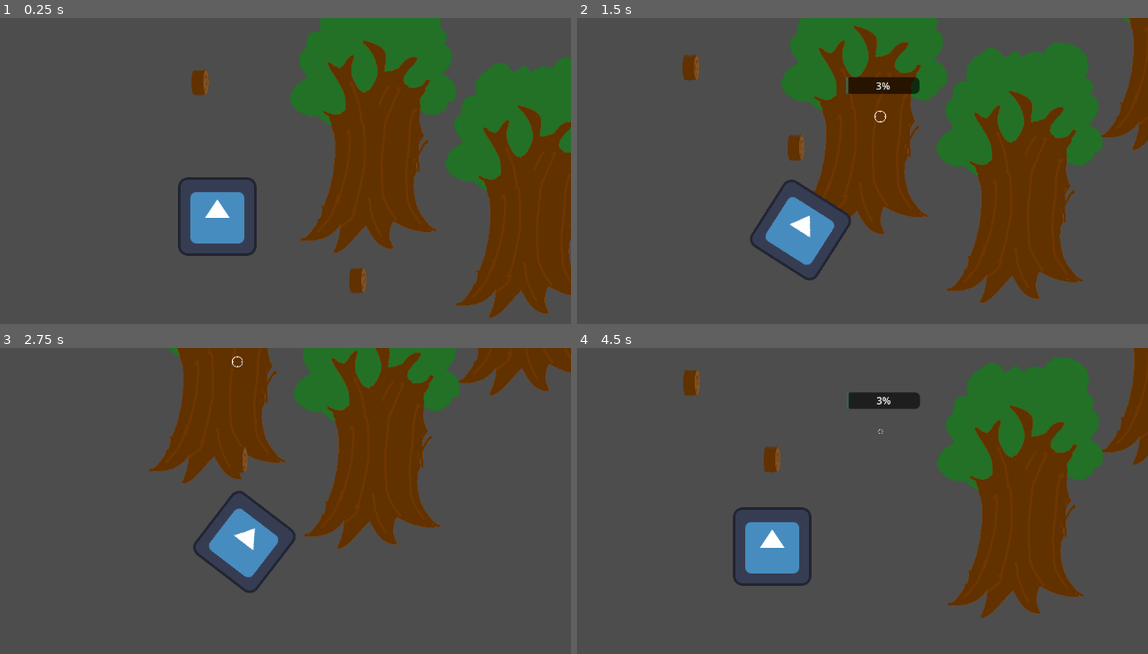
Above: before the commit, frames 1-4 (two rows, left to right).
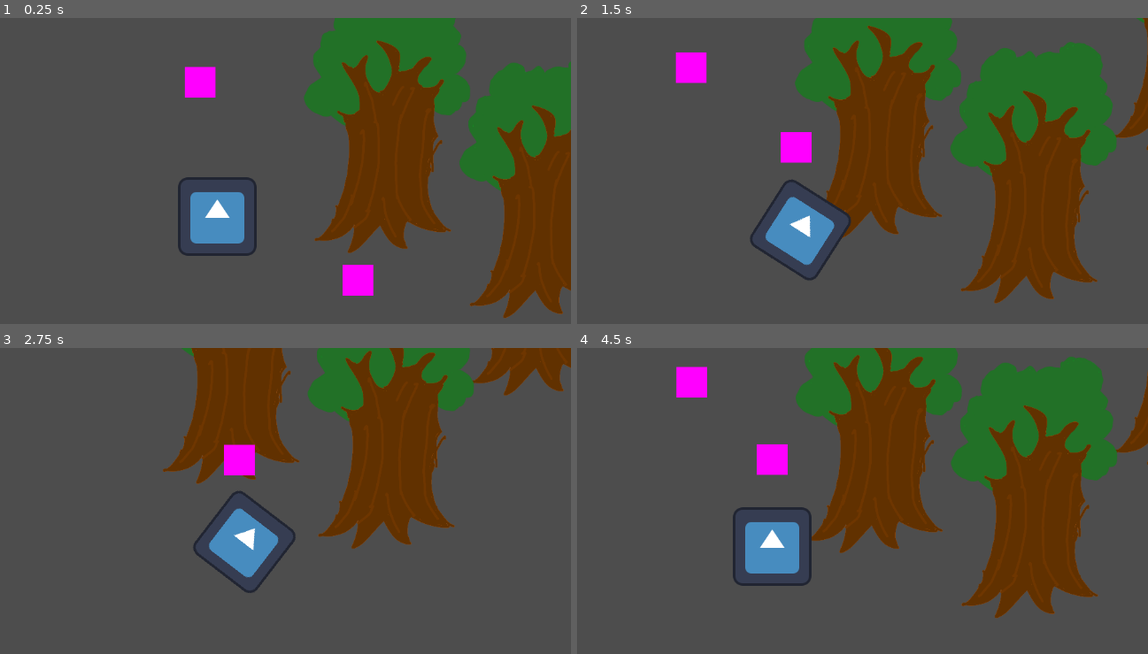
Above: after the commit, the same moments.

Repository: OgGhostJelly/unnamed-project
Game: Godot game, scene res://2d/2d.tscn
The game is run twice, just before and just after one commit, with the same random seed, the same clock (stepped at 60 frames per second) and the same inputs. The engine's default icon, where the game draws it, is replaced by a stand-in: a white triangle on a blue panel in a dark square.
Inputs:
- Up to frame 1 (0.25 s): no input
- Up to frame 2 (1.5 s): tap Enter at 0.5 s; hold Right (move_right) 0.53-1.28 s; hold E (interact) 0.53-1.28 s; hold Down (move_down) from 1.28 s (still down); tap E (interact) at 1.35 s
- Up to frame 3 (2.75 s): release Down (move_down) at 2.03 s; hold Right (move_right) from 2.03 s (still down); hold E (interact) from 2.03 s (still down)
- Up to frame 4 (4.5 s): release Right (move_right) at 2.78 s; release E (interact) at 2.78 s; hold Up (move_up) 2.78-3.53 s; tap E (interact) at 2.85, 4.35 s; hold E (interact) 3.53-4.28 s; hold Left (move_left) from 3.53 s (still down)

The runs differ from the first frame. In frame 1, 12% of the frame differs, in the area x 32-100%, y 0-99%; in frame 2, 15%; in frame 3, 9.6%; in frame 4, 21%, in the area x 17-100%, y 0-89%.

Commit message:
some more tweaks and qol

Diff:
--- a/2d/interactable/breakable.gd
+++ b/2d/interactable/breakable.gd
@@ -2,16 +2,27 @@
 class_name Breakable
 
 
-@export var health: float = 10.0
+@export var max_health: float = 3.0
+@export var health: float = 3.0
+@export var dropped_item: PackedScene
+@export var drop_rate: Vector2i = Vector2i.ONE
+@export var drop_spread: float = 20.0
+
 
 
 func _interacted() -> void:
 	health -= Player.damage
 
 	if health <= 0.0:
+		drop_items()
 		get_parent().queue_free()
 
-func _selected() -> void:
-	IPM.update_display(global_position, health)
-func _deselected() -> void:
-	IPM.update_display()
+
+func drop_items() -> void:
+	for i in randi_range(drop_rate.x, drop_rate.y): drop_item()
+
+
+func drop_item() -> void:
+	var obj: Node = dropped_item.instantiate()
+	obj.global_position = global_position + Vector2(randf_range(-drop_spread, drop_spread), randf_range(-drop_spread, drop_spread))
+	get_tree().current_scene.add_child(obj)
--- a/2d/interactable/interactable.gd
+++ b/2d/interactable/interactable.gd
@@ -2,7 +2,8 @@
 class_name Interactable
 
 
-var disabled: bool = false
+@export var display: Texture
+@export var disabled: bool = false
 
 
 func _init() -> void:
@@ -10,12 +11,10 @@
 
 
 func _selected() -> void:
-	IPM.update_display(global_position)
 	pass
 
 
 func _deselected() -> void:
-	IPM.update_display()
 	pass
 
 
--- a/2d/interactable/testificate/testificate.tscn
+++ b/2d/interactable/testificate/testificate.tscn
@@ -1,14 +1,18 @@
 [gd_scene load_steps=4 format=3 uid="uid://c033u31yfknya"]
 
 [ext_resource type="Script" path="res://2d/interactable/pickup.gd" id="1_vud12"]
-[ext_resource type="Texture2D" uid="uid://dtqfdwvomrsxk" path="res://assets/wood.png" id="2_p62un"]
+
+[sub_resource type="NoiseTexture2D" id="NoiseTexture2D_7fdqb"]
+width = 50
+height = 50
 
 [sub_resource type="RectangleShape2D" id="RectangleShape2D_qx02v"]
 size = Vector2(32, 46)
 
-[node name="Wood" type="Area2D"]
+[node name="Testificate" type="Area2D"]
 z_index = -1
 script = ExtResource("1_vud12")
+display = SubResource("NoiseTexture2D_7fdqb")
 metadata/_edit_vertical_guides_ = [31.0, -31.0]
 metadata/_edit_horizontal_guides_ = [-10.0, 10.0]
 
@@ -16,5 +20,4 @@
 shape = SubResource("RectangleShape2D_qx02v")
 
 [node name="Sprite2D" type="Sprite2D" parent="."]
-scale = Vector2(0.466667, 2.275)
-texture = ExtResource("2_p62un")
+texture = SubResource("NoiseTexture2D_7fdqb")
--- a/2d/interactable/tree/tree.tscn
+++ b/2d/interactable/tree/tree.tscn
@@ -1,6 +1,7 @@
-[gd_scene load_steps=5 format=3 uid="uid://dkv15avfpkrho"]
+[gd_scene load_steps=6 format=3 uid="uid://dkv15avfpkrho"]
 
 [ext_resource type="Texture2D" uid="uid://b10bhe32kpute" path="res://assets/tree.png" id="3_d5r6s"]
+[ext_resource type="PackedScene" uid="uid://ta50vi4yl8gk" path="res://2d/interactable/wood/wood.tscn" id="3_q1hq4"]
 [ext_resource type="Script" path="res://2d/interactable/breakable.gd" id="4_fo35v"]
 
 [sub_resource type="CapsuleShape2D" id="CapsuleShape2D_ei60b"]
@@ -13,13 +14,14 @@
 [node name="Tree" type="StaticBody2D"]
 
 [node name="Sprite2D" type="Sprite2D" parent="."]
-position = Vector2(-23, -114)
+position = Vector2(0, -114)
 texture = ExtResource("3_d5r6s")
 
 [node name="Breakable" type="Area2D" parent="."]
 position = Vector2(-7, -99)
 script = ExtResource("4_fo35v")
-health = 3.0
+dropped_item = ExtResource("3_q1hq4")
+drop_rate = Vector2i(3, 3)
 
 [node name="CollisionShape2D" type="CollisionShape2D" parent="Breakable"]
 shape = SubResource("CapsuleShape2D_ei60b")
--- a/2d/interactable/wood/wood.tscn
+++ b/2d/interactable/wood/wood.tscn
@@ -9,6 +9,7 @@
 [node name="Wood" type="Area2D"]
 z_index = -1
 script = ExtResource("1_16mh6")
+display = ExtResource("2_t20d3")
 metadata/_edit_vertical_guides_ = [31.0, -31.0]
 metadata/_edit_horizontal_guides_ = [-10.0, 10.0]
 
@@ -16,5 +17,4 @@
 shape = SubResource("RectangleShape2D_qx02v")
 
 [node name="Sprite2D" type="Sprite2D" parent="."]
-position = Vector2(1, -0.500004)
 texture = ExtResource("2_t20d3")
--- a/2d/player/inventory_display/inventory_display.gd
+++ b/2d/player/inventory_display/inventory_display.gd
@@ -1,4 +1,4 @@
-extends Node2D
+extends Sprite2D
 
 var sprite: Sprite2D = Sprite2D.new()
 
@@ -6,9 +6,7 @@
 	Player.held_item_changed.connect(update_display)
 
 func update_display() -> void:
-	if is_instance_valid(sprite):
-		sprite.queue_free()
+	visible = is_instance_valid(Player.held_item)
 
 	if is_instance_valid(Player.held_item):
-		sprite = Player.held_item.get_node("Sprite2D").duplicate()
-		add_child(sprite)
+		texture = Player.held_item.display
--- a/2d/player/inventory_display/inventory_display.tscn
+++ b/2d/player/inventory_display/inventory_display.tscn
@@ -2,5 +2,5 @@
 
 [ext_resource type="Script" path="res://2d/player/inventory_display/inventory_display.gd" id="1_o0amr"]
 
-[node name="InventoryDisplay" type="Node2D"]
+[node name="InventoryDisplay" type="Sprite2D"]
 script = ExtResource("1_o0amr")
--- a/atld/ipm/ipm.gd
+++ b/atld/ipm/ipm.gd
@@ -9,11 +9,12 @@
 	sprite.scale.x = sin(Time.get_ticks_msec() * 0.005)
 	sprite.scale.y = sin(Time.get_ticks_msec() * 0.005)
 
+	sprite.visible = is_instance_valid(Player.selected_item) and Player.can_interact()
+	progress_bar.visible = is_instance_valid(Player.selected_item) and Player.selected_item is Breakable and Player.can_interact()
 
-func update_display(pos: Variant = null, value: float = 0.0) -> void:
-	sprite.visible = not hash(pos) == hash(null)
-	progress_bar.visible = not is_zero_approx(value)
-	progress_bar.value = value
+	if is_instance_valid(Player.selected_item):
+		global_position = Player.selected_item.global_position
 
-	if not hash(pos) == hash(null):
-		global_position = pos
+		if Player.selected_item is Breakable:
+			progress_bar.max_value = Player.selected_item.max_health
+			progress_bar.value = Player.selected_item.health
--- a/atld/player.gd
+++ b/atld/player.gd
@@ -1,9 +1,10 @@
 extends Node
 
 signal held_item_changed
+signal selected_item_changed
 
 var held_item: Pickup = null: set = _held_item_changed
-var selected_item: Interactable = null
+var selected_item: Interactable = null: set = _selected_item_changed
 var node: Node = null
 
 var damage: float = 1.0
@@ -14,7 +15,7 @@
 		pickup(null)
 		get_viewport().set_input_as_handled()
 
-	elif event.is_action_pressed("interact") and is_instance_valid(selected_item):
+	elif event.is_action_pressed("interact") and can_interact():
 		selected_item._interacted()
 		get_viewport().set_input_as_handled()
 
@@ -24,7 +25,16 @@
 	held_item_changed.emit()
 
 
+func _selected_item_changed(value: Interactable) -> void:
+	selected_item = value
+	selected_item_changed.emit()
+
+
 func pickup(_item: Node) -> void:
 	if is_instance_valid(held_item): get_tree().current_scene.add_child(held_item); held_item._dropped(_item)
 	if is_instance_valid(_item): _item.get_parent().remove_child(_item); _item._pickedup(held_item)
 	held_item = _item
+
+
+func can_interact() -> bool:
+	return is_instance_valid(selected_item) and not (is_instance_valid(held_item) and selected_item is Breakable)
Not shown, changed: todo.txt
